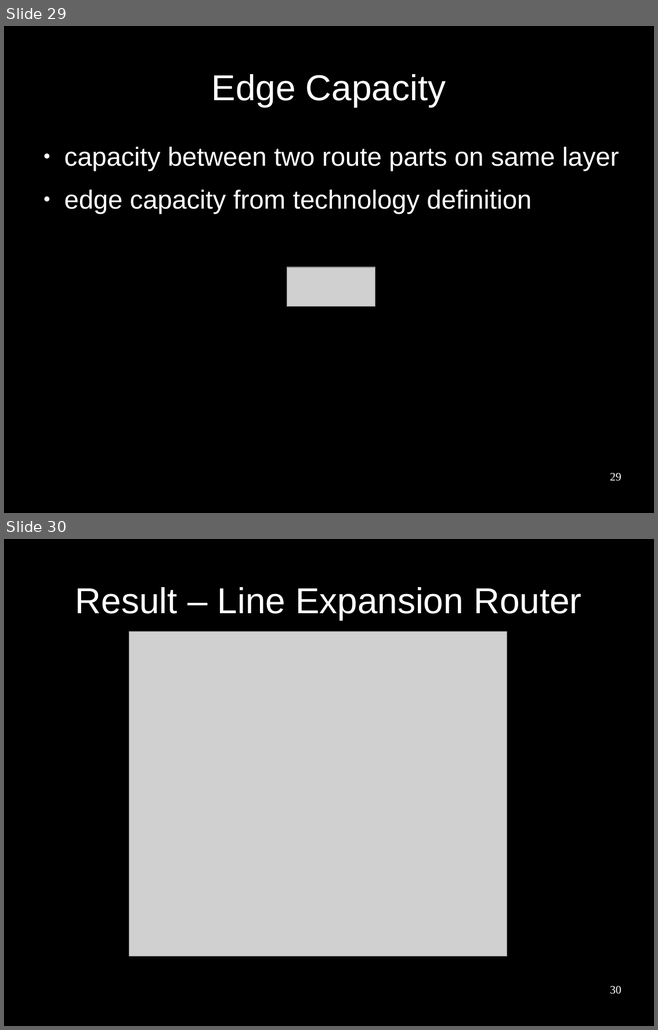
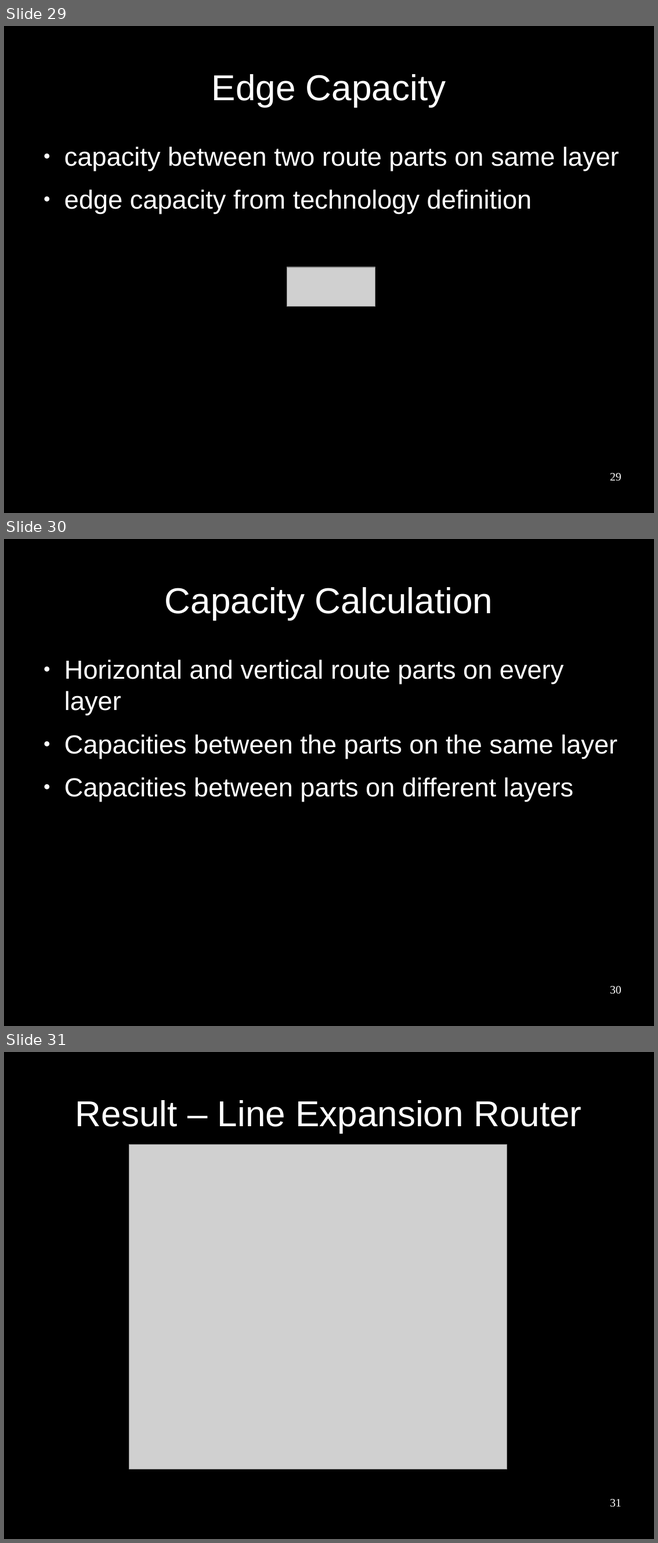
Before and after one commit to benediktibk/bachelorthesis, a slide deck: presentation.odp. Shown one above the other, each under a label of ours: slides 29 and 30 before the commit, slides 29, 30 and 31 after it. The pictures are 658x1030 and 658x1543 pixels, drawn with LibreOffice and Linux fonts; fonts in the diff are those of the drawing; grey boxes stand for pictures; background and template pictures are left out. Boxes give left, top, right and bottom in pixels: in the first picture for what was removed or moved away, otherwise in the second. Text is boxed around its words. In the diff, an @@ line names an element or a change of style, - is before the commit and + after.

Commit message:
added side for capacity calculation

```diff
--- a/presentation.odp
+++ b/presentation.odp
@@ slide 30 added at [4,539,654,1026], background #000000 @@
@@ title added at [165,587,492,620], 44 pt, text #FFFFFF @@
+Capacity Calculation
@@ text added at [64,660,617,801], 32 pt, text #FFFFFF @@
+● Horizontal and vertical route parts on every layer
+● Capacities between the parts on the same layer
+● Capacities between parts on different layers
@@ page number added at [610,986,621,994], 14 pt, text #FFFFFF @@
+30
@@ what was slide 30 is now slide 31 @@
@@ page number at [610,1499,621,1507]: text changed @@
-30
+31
```
Also in this commit, not shown: 1 slide changed.
